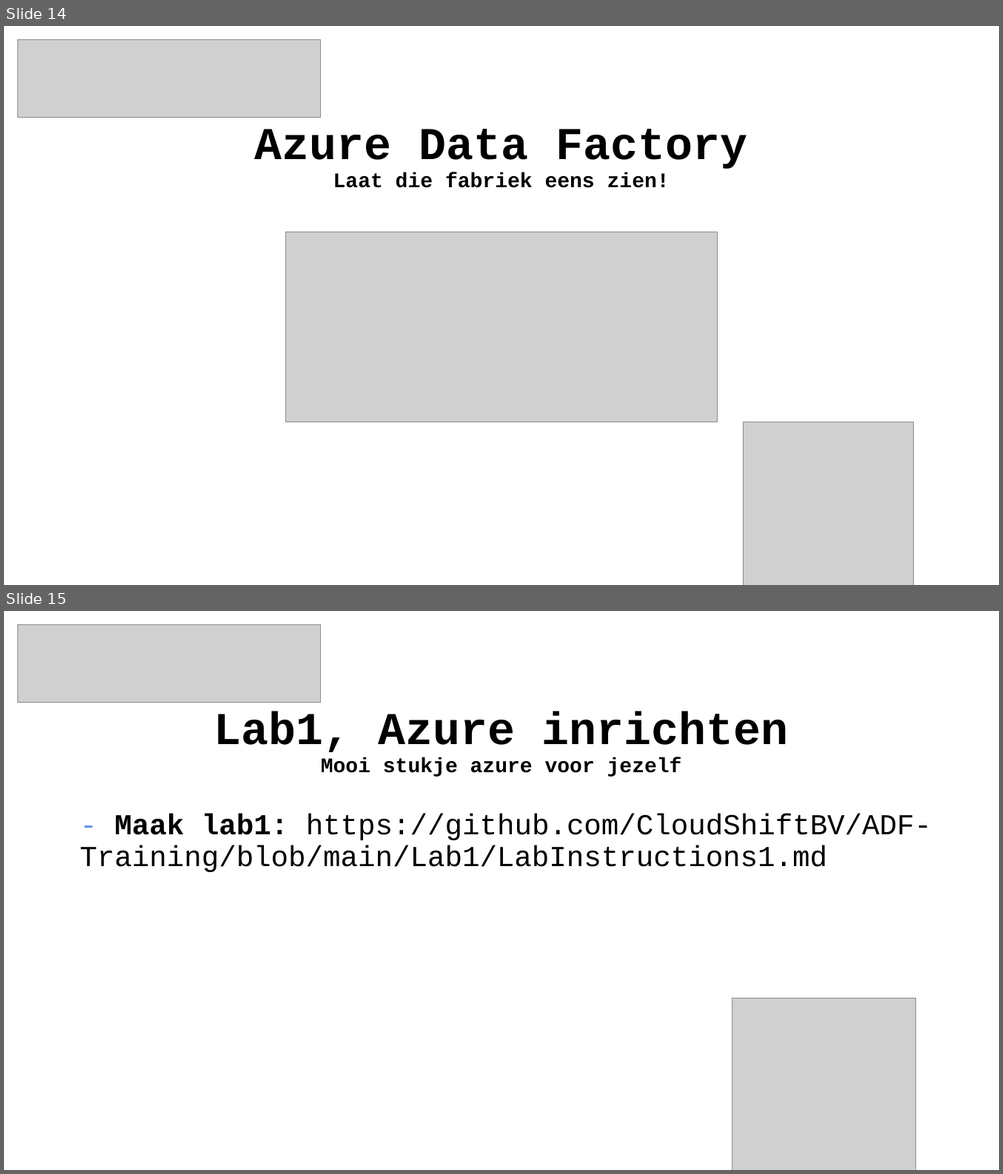
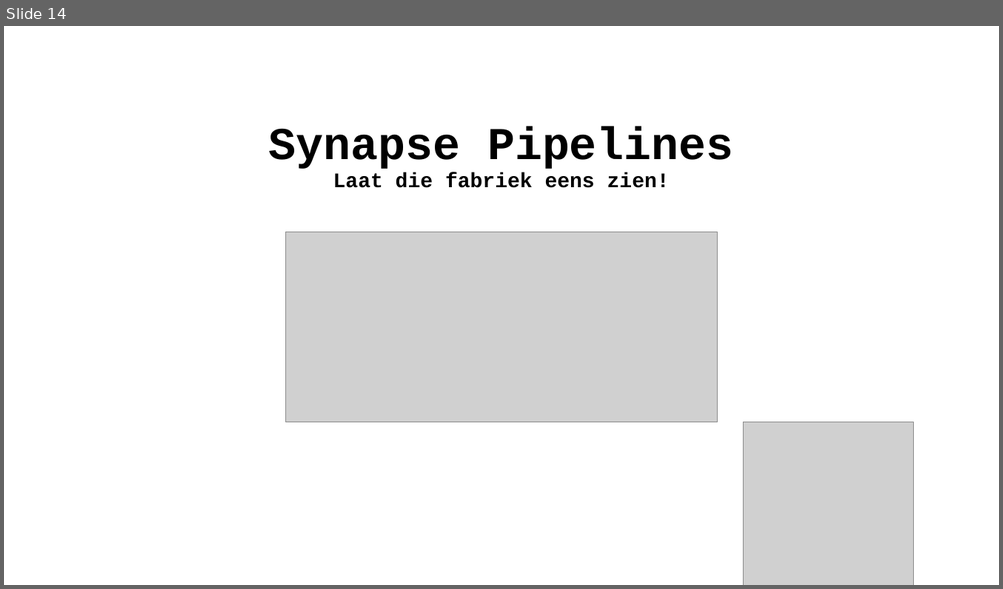
Before and after one commit to wortell-smart-learning/Synapse-Pipelines-Training, a slide deck: Slides/Azure Data Factory Fundamentals Dag 1.pptx. Shown one above the other, each under a label of ours: slides 14 and 15 before the commit, slide 14 after it. The pictures are 1003x1174 and 1003x589 pixels, drawn with LibreOffice and Linux fonts; fonts in the diff are those of the drawing; grey boxes stand for pictures; background and template pictures are left out. Boxes give left, top, right and bottom in pixels: in the first picture for what was removed or moved away, otherwise in the second. Text is boxed around its words. In the diff, an @@ line names an element or a change of style, - is before the commit and + after.

```diff
--- a/Slides/Azure Data Factory Fundamentals Dag 1.pptx
+++ b/Slides/Azure Data Factory Fundamentals Dag 1.pptx
@@ slide 15 removed at box(4, 611, 999, 1170), background picture (left out) @@
@@ picture removed at box(18, 625, 320, 703) @@
@@ title removed at box(213, 712, 788, 777) @@
-Lab1, Azure inrichten
-Mooi stukje azure voor jezelf
@@ text removed at box(79, 814, 931, 872) @@
-- Maak lab1: https://github.com/CloudShiftBV/ADF-Training/blob/main/Lab1/LabInstructions1.md
@@ picture removed at box(731, 999, 916, 1170) @@
@@ slide 14 changed as well @@
@@ picture removed at box(18, 40, 320, 118) @@
@@ title at box(268, 127, 734, 188): text changed @@
-Azure Data Factory
-Laat die fabriek eens zien!
+Synapse Pipelines
+Laat die fabriek eens zien!
```
Also in this commit, not shown: 36 other slides changed, 22 other files.
